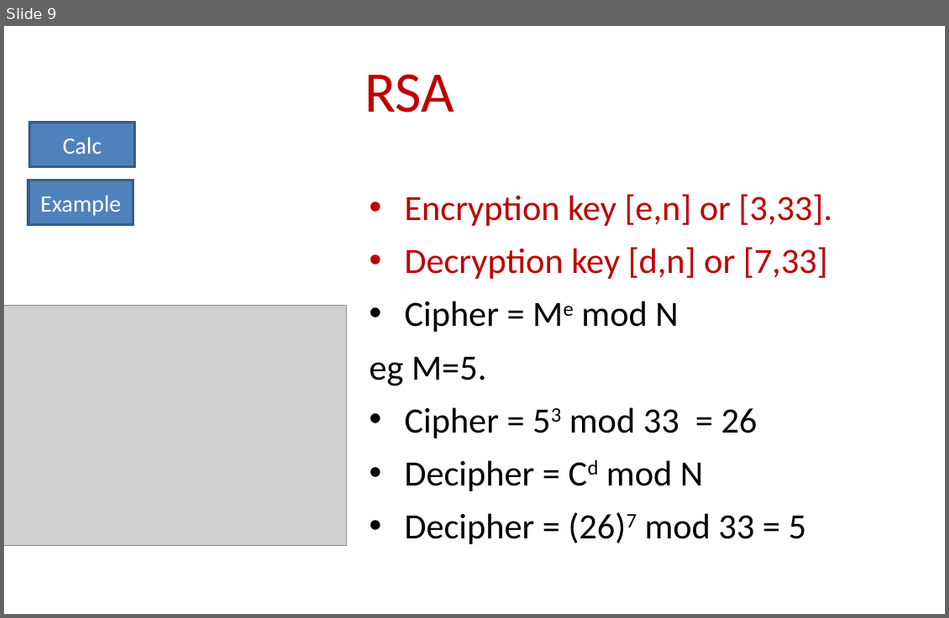
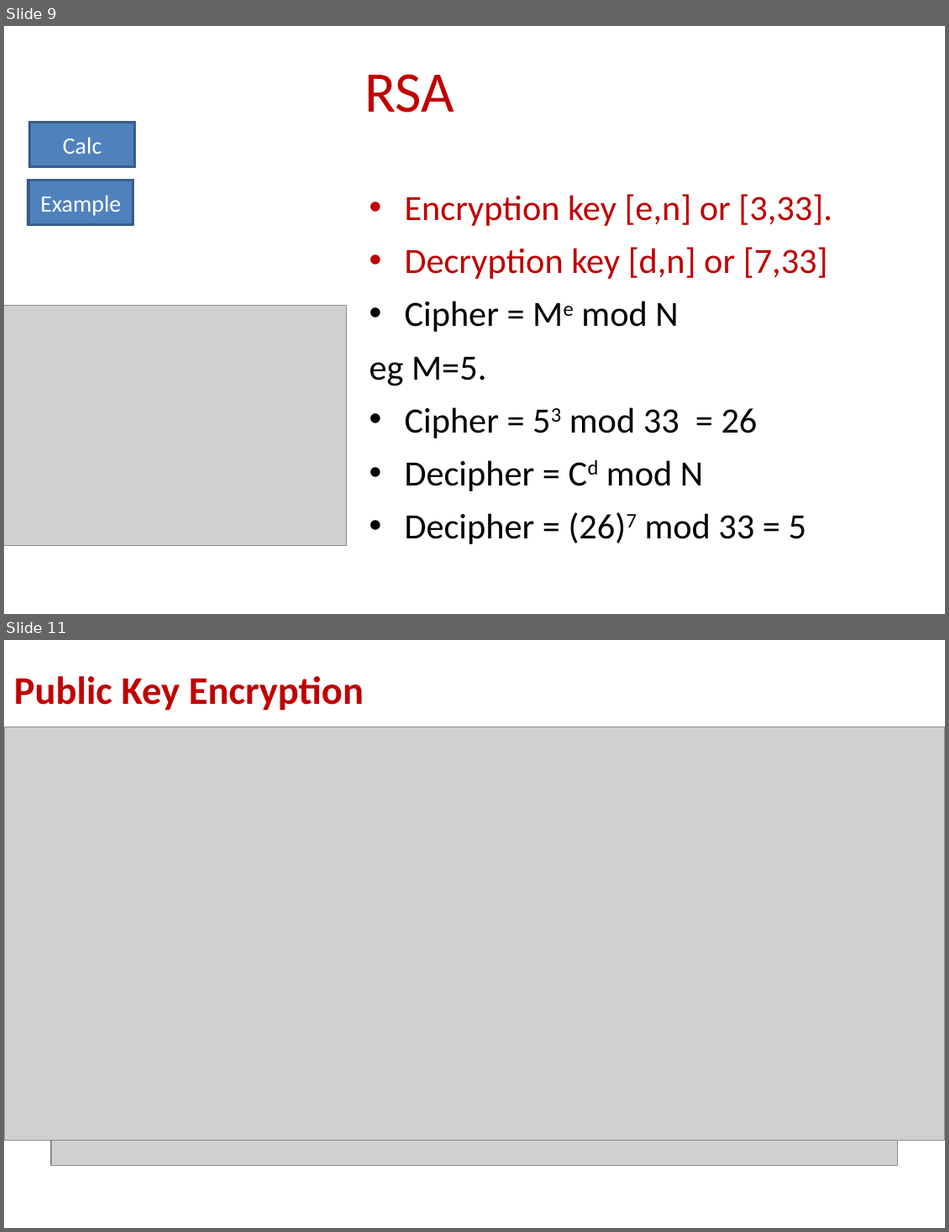
Before and after one commit to billbuchanan/csn09112, a slide deck: week06_public_key/lecture/chapter04_public.ppt. Shown one above the other, each under a label of ours: slide 9 before the commit, slides 9 and 11 after it; the slides between them are not shown. The pictures are 949x618 and 949x1232 pixels, drawn with LibreOffice and Linux fonts; fonts in the diff are those of the drawing; grey boxes stand for pictures. Boxes give left, top, right and bottom in pixels: in the first picture for what was removed or moved away, otherwise in the second. Text is boxed around its words. In the diff, an @@ line names an element or a change of style, - is before the commit and + after.

```diff
--- a/week06_public_key/lecture/chapter04_public.ppt
+++ b/week06_public_key/lecture/chapter04_public.ppt
@@ slide 11 added at <box>4,640,945,1228</box>, background #FFFFFF @@
@@ text added at <box>14,676,364,711</box>, 30 pt, text #C00000, bold @@
+Public Key Encryption
@@ picture added at <box>4,727,945,1141</box> @@
@@ picture added at <box>51,778,898,1166</box> @@
```
Also in this commit, not shown: 4 slides changed, 2 other slides added, 6 other files.
